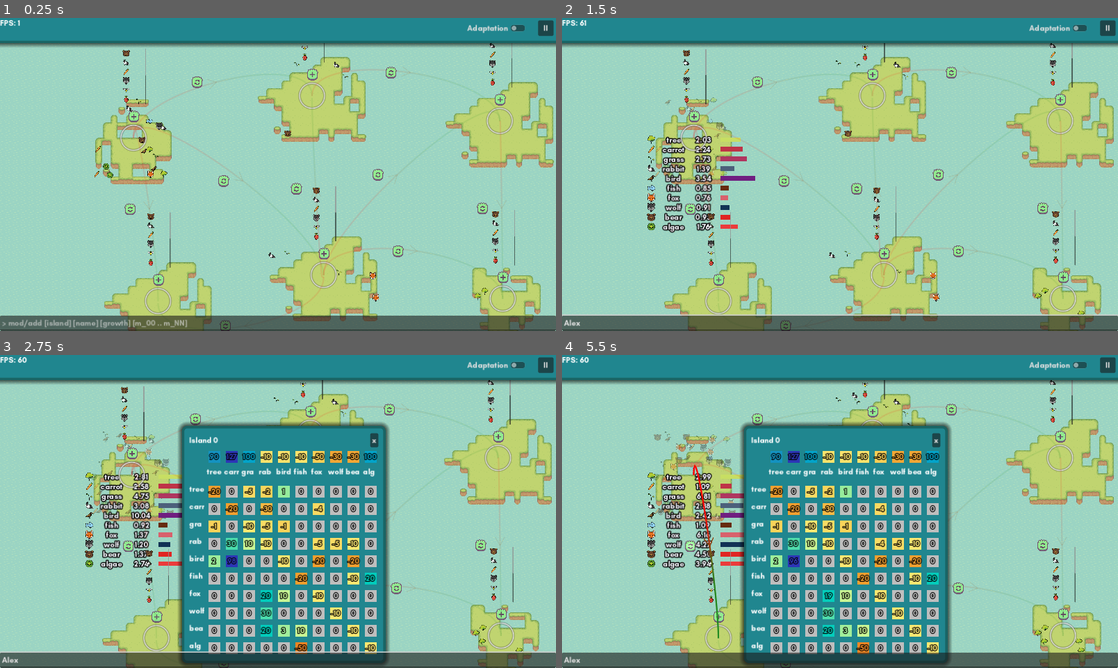
Above: before the commit, frames 1-4 (two rows, left to right).
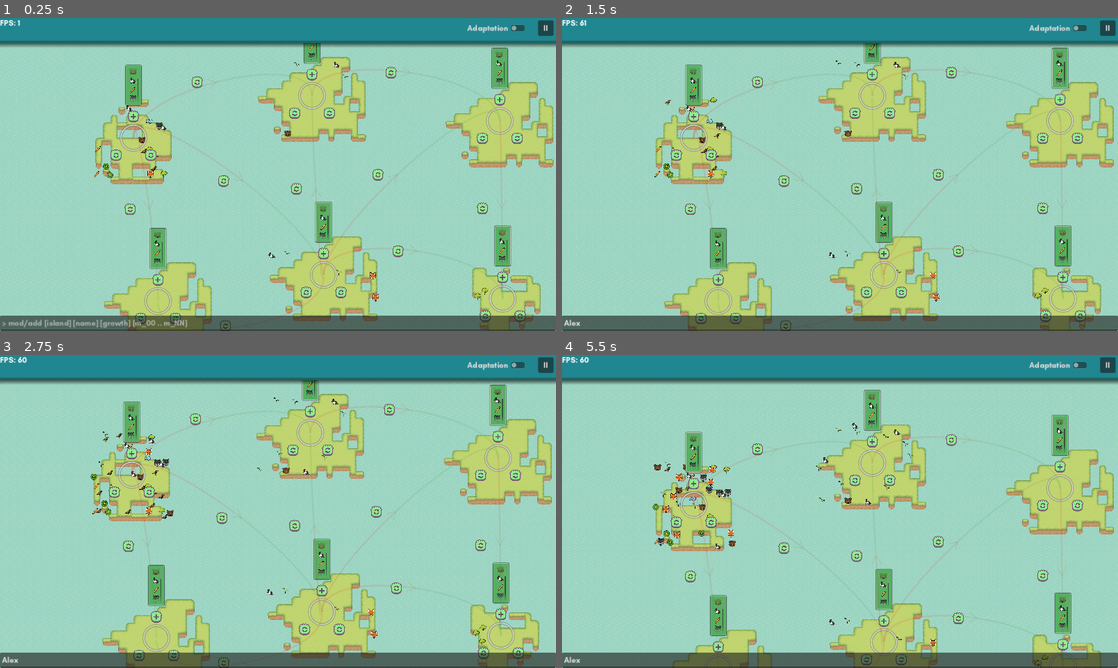
Above: after the commit, the same moments.

Repository: quimnuss/eco
Game: Godot game, scene res://scenes/world5.tscn
Two runs of this game, one before a commit and one after it. Both use one fixed random seed, a clock stepped at 60 frames per second and the inputs below.
Inputs (mouse positions are in pixels of both pictures, inside the frame that each line leads up to):
- Up to frame 1 (0.25 s): no input
- Up to frame 2 (1.5 s): click (840, 324) at 0.52 s; type "Alex" at 0.6 s; click (678, 155) at 1.27 s
- Up to frame 3 (2.75 s): click (150, 492) at 2.02 s
- Up to frame 4 (5.5 s): click (695, 408) at 2.77 s; click (878, 527) at 3.52 s; click (695, 417) at 4.27 s; tap Enter at 5 s; drag from (784, 517) to (689, 545) at 5.02 s

The runs differ from the first frame. In frame 1, 3.4% of the frame differs, in the area x 19-95%, y 8-98%; in frame 2, 5.9%; in frame 3, 34%; in frame 4, 44%, in the area x 15-100%, y 8-100%.

Commit message:
wip: working on island ui

Diff:
--- a/actors/island.tscn
+++ b/actors/island.tscn
@@ -9,6 +9,7 @@
 [ext_resource type="Script" path="res://actors/lifeform_spawner.gd" id="7_a8cui"]
 [ext_resource type="PackedScene" uid="uid://cesj64wqtgr6c" path="res://ui/button_2d.tscn" id="7_oa0sx"]
 [ext_resource type="PackedScene" uid="uid://de6eq5x0khmdp" path="res://ui/species_scrollbox.tscn" id="8_nonig"]
+[ext_resource type="Texture2D" uid="uid://dch4bvus558qh" path="res://assets/icons/Grass-Buttons-return2.png" id="9_idtc0"]
 
 [sub_resource type="Gradient" id="Gradient_trq5i"]
 offsets = PackedFloat32Array(0.507042, 0.584507, 0.647887)
@@ -65,14 +66,40 @@
 polygon = PackedVector2Array(-122, -114, 146, -113, 147, 118, -122, 116, -122, -63.8913)
 
 [node name="Button2D" parent="Highlight" instance=ExtResource("7_oa0sx")]
-position = Vector2(1, -44)
+position = Vector2(0, -44)
 button_type = 1
 
 [node name="SpeciesScrollbox" parent="Highlight/Button2D" instance=ExtResource("8_nonig")]
-offset_left = -100.0
-offset_top = -560.0
-offset_right = 100.0
+anchors_preset = 7
+anchor_left = 0.5
+anchor_top = 1.0
+anchor_right = 0.5
+anchor_bottom = 1.0
+offset_left = -50.0
+offset_top = -420.0
+offset_right = 50.0
 offset_bottom = -100.0
+grow_horizontal = 2
+grow_vertical = 0
+size_flags_vertical = 8
+
+[node name="TextureButton" type="TextureButton" parent="Highlight"]
+offset_left = -48.0
+offset_top = 24.0
+offset_right = -24.0
+offset_bottom = 48.0
+texture_normal = ExtResource("9_idtc0")
+ignore_texture_size = true
+stretch_mode = 0
+
+[node name="TextureButton2" type="TextureButton" parent="Highlight"]
+offset_left = 24.0
+offset_top = 24.0
+offset_right = 48.0
+offset_bottom = 48.0
+texture_normal = ExtResource("9_idtc0")
+ignore_texture_size = true
+stretch_mode = 0
 
 [node name="Area2D" type="Area2D" parent="."]
 script = ExtResource("5_hc6sn")
--- /dev/null
+++ b/ui/scrollbox_stylebox.tres
@@ -0,0 +1,22 @@
+[gd_resource type="StyleBoxFlat" format=3 uid="uid://dshhldwlwy602"]
+
+[resource]
+content_margin_left = 10.0
+content_margin_top = 10.0
+content_margin_right = 10.0
+content_margin_bottom = 10.0
+bg_color = Color(0.337255, 0.690196, 0.380392, 1)
+border_width_left = 5
+border_width_top = 5
+border_width_right = 5
+border_width_bottom = 5
+border_blend = true
+corner_radius_top_left = 10
+corner_radius_top_right = 10
+corner_radius_bottom_right = 10
+corner_radius_bottom_left = 10
+expand_margin_left = 5.0
+expand_margin_top = 5.0
+expand_margin_right = 5.0
+expand_margin_bottom = 5.0
+shadow_size = 8
--- a/ui/species_scrollbox.gd
+++ b/ui/species_scrollbox.gd
@@ -1,5 +1,5 @@
-extends ScrollContainer
-@onready var v_box_container = $VBoxContainer
+extends Control
+@onready var v_box_container = %VBoxContainer
 
 func _ready():
     # remove none
--- a/ui/species_scrollbox.tscn
+++ b/ui/species_scrollbox.tscn
@@ -1,16 +1,50 @@
-[gd_scene load_steps=2 format=3 uid="uid://de6eq5x0khmdp"]
+[gd_scene load_steps=5 format=3 uid="uid://de6eq5x0khmdp"]
 
 [ext_resource type="Script" path="res://ui/species_scrollbox.gd" id="1_1jior"]
+[ext_resource type="StyleBox" uid="uid://dshhldwlwy602" path="res://ui/scrollbox_stylebox.tres" id="1_o0tk3"]
 
-[node name="SpeciesScrollbox" type="ScrollContainer"]
-custom_minimum_size = Vector2(200, 300)
-anchors_preset = 15
-anchor_right = 1.0
+[sub_resource type="Gradient" id="Gradient_xf4kk"]
+offsets = PackedFloat32Array(0, 0.213823, 0.740821, 1)
+colors = PackedColorArray(0, 0, 0, 0, 1, 1, 1, 1, 1, 1, 1, 1, 1, 1, 1, 0)
+
+[sub_resource type="GradientTexture2D" id="GradientTexture2D_mk7p7"]
+gradient = SubResource("Gradient_xf4kk")
+width = 100
+height = 300
+fill_from = Vector2(0.5, 1)
+fill_to = Vector2(0.5, 0)
+metadata/_snap_enabled = true
+
+[node name="PanelContainer" type="PanelContainer"]
+offset_left = 10.0
+offset_top = 10.0
+offset_right = 10.0
+offset_bottom = 10.0
+theme_override_styles/panel = ExtResource("1_o0tk3")
+script = ExtResource("1_1jior")
+
+[node name="TextureRect" type="TextureRect" parent="."]
+clip_children = 1
+custom_minimum_size = Vector2(80, 300)
+layout_mode = 2
+size_flags_horizontal = 3
+size_flags_vertical = 3
+texture = SubResource("GradientTexture2D_mk7p7")
+
+[node name="SpeciesScrollbox" type="ScrollContainer" parent="TextureRect"]
+custom_minimum_size = Vector2(80, 300)
+layout_mode = 1
+anchors_preset = 13
+anchor_left = 0.5
+anchor_right = 0.5
 anchor_bottom = 1.0
+offset_left = -40.0
+offset_right = 40.0
 grow_horizontal = 2
 grow_vertical = 2
+follow_focus = true
 horizontal_scroll_mode = 0
-script = ExtResource("1_1jior")
 
-[node name="VBoxContainer" type="VBoxContainer" parent="."]
+[node name="VBoxContainer" type="VBoxContainer" parent="TextureRect/SpeciesScrollbox"]
+unique_name_in_owner = true
 layout_mode = 2
--- a/ui/species_texture_button.gd
+++ b/ui/species_texture_button.gd
@@ -13,4 +13,4 @@
     var frame : int = Species.species_frame[species_enum]
     var atlas_coords = Vector2i(frame % texture_num_h_frames, int(frame/texture_num_h_frames))
     self.texture_normal.region = Rect2(atlas_coords.x*72, atlas_coords.y*72, 72, 72)
-    prints(Species.name_enum.keys()[species_enum+1], species_enum,  frame, atlas_coords, self.texture_normal.region)
+    #prints(Species.name_enum.keys()[species_enum+1], species_enum,  frame, atlas_coords, self.texture_normal.region)
Not shown: 1 places in actors/island.tscn that only renumber resources
